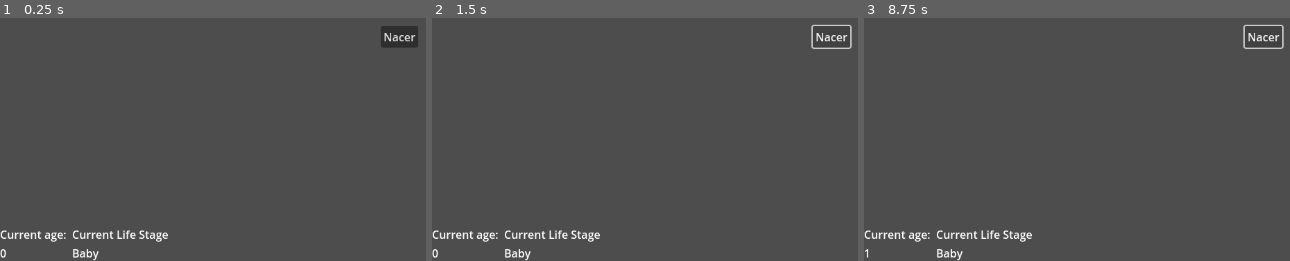
Above: before the commit, frames 1-3 (left to right).
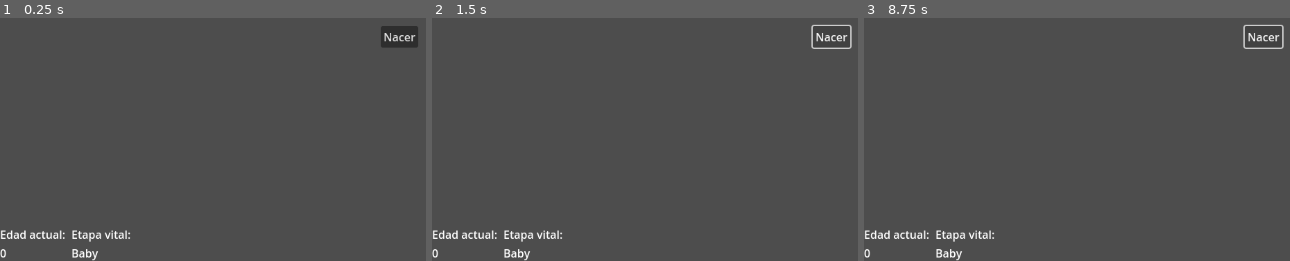
Above: after the commit, the same moments.

Repository: rothiotome/nico-tuvo-una-buena-vida
Game: Godot game, scene res://scenes/world.tscn
Same seed, same stepped clock (60 frames per second), same inputs: the game is played once before the commit and once after it.
Inputs:
- Up to frame 1 (0.25 s): no input
- Up to frame 2 (1.5 s): click "Nacer" at 0.5 s; click "Nacer" at 1.25 s
- Up to frame 3 (8.75 s): click "Nacer" at 2 s; tap Enter at 2.75, 4.25, 5.75 s; tap Space at 3.5, 5, 6.5 s

The runs differ from the first frame. In frame 1, 1.0% of the frame differs, in the area x 0-40%, y 87-100%; in frame 2, 1.0%; in frame 3, 1.0%.
Error after the commit: Parse Error: Expected indented block after function declaration. (res://scripts/life.gd:33)

Commit message:
use json instead resources

Diff:
--- /dev/null
+++ b/data/life_events.json
@@ -0,0 +1,160 @@
+[
+    {
+        "text": "Parece que estás preparado para hablar. ¿Cuál va a ser tu primera palabra?",
+        "stages": [
+            "Bebé",
+            "Niño"
+        ],
+        "yearly_chance": 20,
+        "required": [],
+        "duration": -1,
+        "options": [
+            {
+                "text": "M... ma-má",
+                "required": [],
+                "effects": {
+                    "TALK": 1,
+                    "PREFERENCE_MOM": 1,
+                    "PREFERENCE_DAD": -1,
+                    "LOG": "Tu primera palabra fue mamá a los %d años. "
+                }
+            },
+            {
+                "text": "P... papá",
+                "required": [],
+                "effects": {
+                    "TALK": 1,
+                    "PREFERENCE_MOM": -1,
+                    "PREFERENCE_DAD": 1,
+                    "LOG": "Tu primera palabra fue papá a los %d años. "
+                }
+            },
+            {
+                "text": "M... ¡ESPAÑA!",
+                "required": [],
+                "effects": {
+                    "TALK": 1,
+                    "PREFERENCE_MOM": -1,
+                    "PREFERENCE_DAD": -1,
+                    "PREFERENCE_SPAIN": 10,
+                    "LOG": "Tu primera palabra fue ESPAÑA a los %d años. "
+                }
+            }
+        ]
+    },
+    {
+        "text": "Es San Valentín, ¿con quién pasas el día?",
+        "stages": [
+            "Niña",
+            "Adolescente",
+            "Joven Adulto"
+        ],
+        "yearly_chance": 10,
+        "required": [
+            {
+                "TALK": 1
+            }
+        ],
+        "duration": 2,
+        "options": [
+            {
+                "text": "League of Legends",
+                "required": [],
+                "effects": {
+                    "NERD": 10,
+                    "LOVE": -10,
+                    "LOG": "Aún recuerdas el día que conseguiste subir a platino aquél 14 de Febrero a los %d años. "
+                }
+            },
+            {
+                "text": "Carlos",
+                "required": [],
+                "effects": {
+                    "BOYFRIEND": 1,
+                    "LOVE": 1,
+                    "PARTNER": "Carlos",
+                    "LOG": "Aún recuerdas el día tan romántico que pasaste con Carlos a los %d años. "
+                }
+            },
+            {
+                "text": "María",
+                "required": [],
+                "effects": {
+                    "GIRLFRIEND": 1,
+                    "LOVE": 1,
+                    "PARTNER": "María",
+                    "LOG": "Aún recuerdas el día tan romántico que pasaste con María a los %d años. "
+                }
+            }
+        ]
+    },
+    {
+        "text": "Ves una luz que te invita a a ir hacia ella",
+        "stages": [
+            "Bebé"
+        ],
+        "yearly_chance": 100,
+        "required": [],
+        "duration": 1,
+        "options": [
+            {
+                "text": "Ir a la luz",
+                "effects": {
+                    "LOG": "Naciste una mañana de diciembre. Tu madre dice que fue un parto fácil. "
+                }
+            },
+            {
+                "text": "Hacerte de rogar",
+                "effects": {
+                    "LOG": "Naciste una noche de enero. Fue un parto complicado, pero al final salió todo bien. "
+                }
+            },
+            {
+                "text": "Girarte para no salir",
+                "effects": {
+                    "DEAD": 1,
+                    "LOG": "Tuviste una vida corta. Tan corta que no supiste ni nacer."
+                }
+            }
+        ]
+    },
+    {
+        "text": "¿Qué quieres para tu cumpleaños?",
+        "stages": [
+            "Adolescente"
+        ],
+        "yearly_chance": 30,
+        "required": [],
+        "duration": 2,
+        "options": [
+            {
+                "text": "Una moto",
+                "required": [],
+                "effects": {
+                    "MOTO": 1,
+                    "LOG": "Te regalaron una moto a los %d años. "
+                }
+            },
+            {
+                "text": "Una cámara para hacer streams",
+                "required": [],
+                "effects": {
+                    "STREAMER": 1,
+                    "LOG": "Comenzaste a hacer streams a los %d años. "
+                }
+            },
+            {
+                "text": "Una bandera de ESPAÑA",
+                "required": [
+                    {
+                        "ESPAÑA": 10
+                    }
+                ],
+                "effects": {
+                    "ESPAÑA": 10,
+                    "LOG": "Decoraste tu habitación con una bandera de ESPAÑA a los %d años"
+                }
+            }
+        ]
+    }
+]
--- a/nodes/panel.tscn
+++ b/nodes/panel.tscn
@@ -1,7 +1,7 @@
 [gd_scene load_steps=4 format=3 uid="uid://cdpxj2mwr38iq"]
 
 [ext_resource type="Theme" uid="uid://d1b4h4itqfdyx" path="res://themes/main.tres" id="1_s2juf"]
-[ext_resource type="Script" path="res://scenes/timed-single.gd" id="2_vqllh"]
+[ext_resource type="Script" path="res://scripts/event-popup.gd" id="2_ma3jy"]
 [ext_resource type="PackedScene" uid="uid://doxyu1xivtj0m" path="res://nodes/progress_bar.tscn" id="3_6v0ta"]
 
 [node name="Panel" type="PanelContainer"]
@@ -10,7 +10,7 @@
 offset_right = 714.0
 offset_bottom = 448.0
 theme = ExtResource("1_s2juf")
-script = ExtResource("2_vqllh")
+script = ExtResource("2_ma3jy")
 
 [node name="MarginContainer" type="MarginContainer" parent="."]
 layout_mode = 2
--- a/resources/life_events/LEARN_BREATH.tres
+++ /dev/null
@@ -1,20 +0,0 @@
-[gd_resource type="Resource" script_class="LifeEvent" load_steps=4 format=3 uid="uid://fo52xu0gebrt"]
-
-[ext_resource type="Script" path="res://scripts/event_option.gd" id="1_ajbqi"]
-[ext_resource type="Script" path="res://scripts/life_event.gd" id="1_me5d3"]
-
-[sub_resource type="Resource" id="Resource_k8b17"]
-script = ExtResource("1_ajbqi")
-text = "BREATH"
-result_type = "skill"
-result = "BREATH"
-
-[resource]
-script = ExtResource("1_me5d3")
-id = "LEARN_BREATH"
-stages = Array[String](["Baby"])
-on_start = true
-yearly_chance = 100
-required = Array[String]([])
-can_repeat = false
-options = Array[ExtResource("1_ajbqi")]([SubResource("Resource_k8b17")])
--- a/resources/life_events/LEARN_TALK.tres
+++ /dev/null
@@ -1,20 +0,0 @@
-[gd_resource type="Resource" script_class="LifeEvent" load_steps=4 format=3 uid="uid://k7i2be6i4hvm"]
-
-[ext_resource type="Script" path="res://scripts/life_event.gd" id="1_b5ne1"]
-[ext_resource type="Script" path="res://scripts/event_option.gd" id="1_gffh4"]
-
-[sub_resource type="Resource" id="Resource_ig18a"]
-script = ExtResource("1_gffh4")
-text = "TALK"
-result_type = "skill"
-result = "TALK"
-
-[resource]
-script = ExtResource("1_b5ne1")
-id = "LEARN_TALK"
-stages = Array[String](["Baby"])
-on_start = false
-yearly_chance = 100
-required = Array[String](["BREATH"])
-can_repeat = false
-options = Array[ExtResource("1_gffh4")]([SubResource("Resource_ig18a")])
--- a/resources/life_events/MOM_OR_DAD.tres
+++ /dev/null
@@ -1,26 +0,0 @@
-[gd_resource type="Resource" script_class="LifeEvent" load_steps=5 format=3 uid="uid://rr4d564aggf7"]
-
-[ext_resource type="Script" path="res://scripts/event_option.gd" id="1_gomrk"]
-[ext_resource type="Script" path="res://scripts/life_event.gd" id="1_vuqg8"]
-
-[sub_resource type="Resource" id="Resource_rf0a7"]
-script = ExtResource("1_gomrk")
-text = "MOM"
-result_type = "preference"
-result = "MOM"
-
-[sub_resource type="Resource" id="Resource_sam08"]
-script = ExtResource("1_gomrk")
-text = "DAD"
-result_type = "preference"
-result = "DAD"
-
-[resource]
-script = ExtResource("1_vuqg8")
-id = "MOM_OR_DAD"
-stages = Array[String](["Baby", "Child"])
-on_start = false
-yearly_chance = 20
-required = Array[String](["TALK"])
-can_repeat = false
-options = Array[ExtResource("1_gomrk")]([SubResource("Resource_rf0a7"), SubResource("Resource_sam08")])
--- a/scenes/world.tscn
+++ b/scenes/world.tscn
@@ -21,6 +21,8 @@
 grow_horizontal = 2
 grow_vertical = 2
 script = ExtResource("2_uwmuu")
+life_expectancy = null
+year_duration = null
 
 [node name="Born" type="Button" parent="life"]
 layout_mode = 1
@@ -58,7 +60,7 @@
 
 [node name="CurrentAge" type="Label" parent="HBoxContainer/VBoxContainer"]
 layout_mode = 2
-text = "Current age: "
+text = "Edad actual: "
 
 [node name="AgeLabel" type="Label" parent="HBoxContainer/VBoxContainer"]
 unique_name_in_owner = true
@@ -70,7 +72,7 @@
 
 [node name="Current Life Stage" type="Label" parent="HBoxContainer/VBoxContainer2"]
 layout_mode = 2
-text = "Current Life Stage"
+text = "Etapa vital: "
 
 [node name="StageLabel" type="Label" parent="HBoxContainer/VBoxContainer2"]
 unique_name_in_owner = true
--- a/scripts/Timmy.gd
+++ b/scripts/Timmy.gd
@@ -4,52 +4,53 @@
 
 var current_stage: String
 
-var health: int
-var skills: Array
-var preferences: Array
+var life_log: String
 
-var events_folder = "res://resources/life_events/"
+var effects: Dictionary
 
-var life_events: Array[LifeEvent]
+var partner_name: String
+
+var events_file = "res://data/life_events.json"
+
+var life_events: Array
 
 func _ready():
-	load_events_from_folder(events_folder)
+	life_events = load_events_from_file(events_file)
+	for n in life_events:
+		print("Added: %s to life events" % n["text"])
 
-func load_events_from_folder(folder: String):
+func load_events_from_file(file_path: String):
+	if FileAccess.file_exists(file_path):
+		var file =  FileAccess.open(file_path, FileAccess.READ)
+		var content_as_text = file.get_as_text()
+		var parsed_result = JSON.parse_string(content_as_text)
 
-	var dir =  DirAccess.open(folder)
+		if parsed_result is Array:
+			return parsed_result
+		else:
+			print("Error reading file %s" % file_path)
+	else:
+		print("An error occurred when trying to open the file %s" % file_path)
 
-	if dir:
-		dir.list_dir_begin()
-		var file_name = dir.get_next()
-		while file_name != "":
-			if file_name.ends_with(".tres"):
-				life_events.append(load(folder + file_name))
-				print("Add %s to life events array" % file_name)
-				file_name = dir.get_next()
-	else:
-		print("An error occurred when trying to access the path.")
+func birthday(new_stage: String, _current_age: int):
+	current_stage = new_stage
+	for event in life_events:
+		if !event["stages"].has(current_stage): continue
+		for required_effect in event["required"]:
+			var effect = effects.get(required_effect)
+			if effect == null: continue
+			if effects[effect] < event["required"][required_effect]: continue
 
-func birthday(new_stage: String, just_reached: bool, _current_age: int):
-	current_stage = new_stage
-	for event in life_events as Array[LifeEvent]:
-		if !event.stages.has(current_stage): continue
-
-		for required_skill in event.required:
-			if !skills.has(required_skill): continue
-
-		if event.on_start and !just_reached: continue
-
-		if event.yearly_chance != 100:
+		if event["yearly_chance"] < 100:
 			randomize()
-			if randi() % 100  < event.yearly_chance:
-				continue
+			if randi() % 100 < event["yearly_chance"]: continue
 
 		fire_event(event)
+		life_events.erase(event)
+		break
 
-func fire_event(event: LifeEvent):
-	if event.times_fired > 0 and !event.can_repeat:
-		return
+func add_response()
 
-	event.times_fired = event.times_fired+1
-	print(event.id)
+func fire_event(event: Dictionary):
+
+	print(event["text"])
--- /dev/null
+++ b/scripts/event-popup.gd
@@ -0,0 +1,5 @@
+extends Node
+
+class_name EventPopup
+
+var event: Dictionary
--- a/scripts/event_option.gd
+++ /dev/null
@@ -1,6 +0,0 @@
-extends Resource
-class_name EventOption
-
-@export var text: String
-@export var result_type: String
-@export var result: String
--- a/scripts/life.gd
+++ b/scripts/life.gd
@@ -4,15 +4,17 @@
 @export var year_duration: float = 1
 var current_age:int = -1
 
-var life_stages_order = ["Baby", "Child", "Teenager", "Young adult", "Adult", "Ancient"]
+@export var panel_node: EventPopUp
+
+var life_stages_order = ["Bebé", "Niño", "Adolescente", "Joven Adulto", "Adulto", "Anciano"]
 
 var life_stage: Dictionary = {
-"Baby" : 0,
-"Child": 5,
-"Teenager": 12,
-"Young adult": 20,
-"Adult": 30,
-"Ancient": 70
+"Bebé" : 0,
+"Niño": 5,
+"Adolescente": 12,
+"Joven Adulto": 20,
+"Adulto": 30,
+"Anciano": 70
 }
 
 @onready var year_timer: Timer = %YearTimer
@@ -22,35 +24,39 @@
 
 
 func start_life():
-	print("You are born!")
+	print("¡Has nacido!")
 	year_timer.start(year_duration)
 
 func on_max_life_expectancy_reached():
 	pass
 
+func fire_event(event: Dictionary):
+
+
+
 func _on_year_timeout():
 	new_year()
-	print("A year passed. Age %d" % current_age)
+	print("Ha pasado un año. Edad %d" % current_age)
 
 func new_year():
 	current_age = current_age + 1
 	var stage_check = check_stage_change(current_age)
 	if stage_check["just_reached"]:
-		print("You have just reached %s" % stage_check["stage"])
+		print("Te has convertido en un %s" % stage_check["stage"])
 
 	age_label.text = str(current_age)
 	stage_label.text = stage_check["stage"]
-	timmy.birthday(stage_check["stage"], stage_check["just_reached"], current_age)
+	timmy.birthday(stage_check["stage"], current_age)
 
 func get_current_stage():
-	var current_stage = "Baby"
+	var current_stage = "Bebé"
 	for stage in life_stages_order:
 		if current_age >= life_stage[stage]:
 			current_stage = stage
 	return current_stage
 
 func check_stage_change(age: int) -> Dictionary:
-	var result = {"just_reached": false, "stage": "Baby"}
+	var result = {"just_reached": false, "stage": "Bebé"}
 
 	for stage in life_stages_order:
 		if age >= life_stage[stage]:
--- a/scripts/life_event.gd
+++ /dev/null
@@ -1,13 +0,0 @@
-extends Resource
-
-class_name LifeEvent
-
-@export var id: String
-@export var stages: Array[String]
-@export var on_start: bool
-@export_range(1,100) var yearly_chance: int
-@export var required: Array[String]
-@export var can_repeat: bool
-@export var options: Array[EventOption]
-
-var times_fired: int
